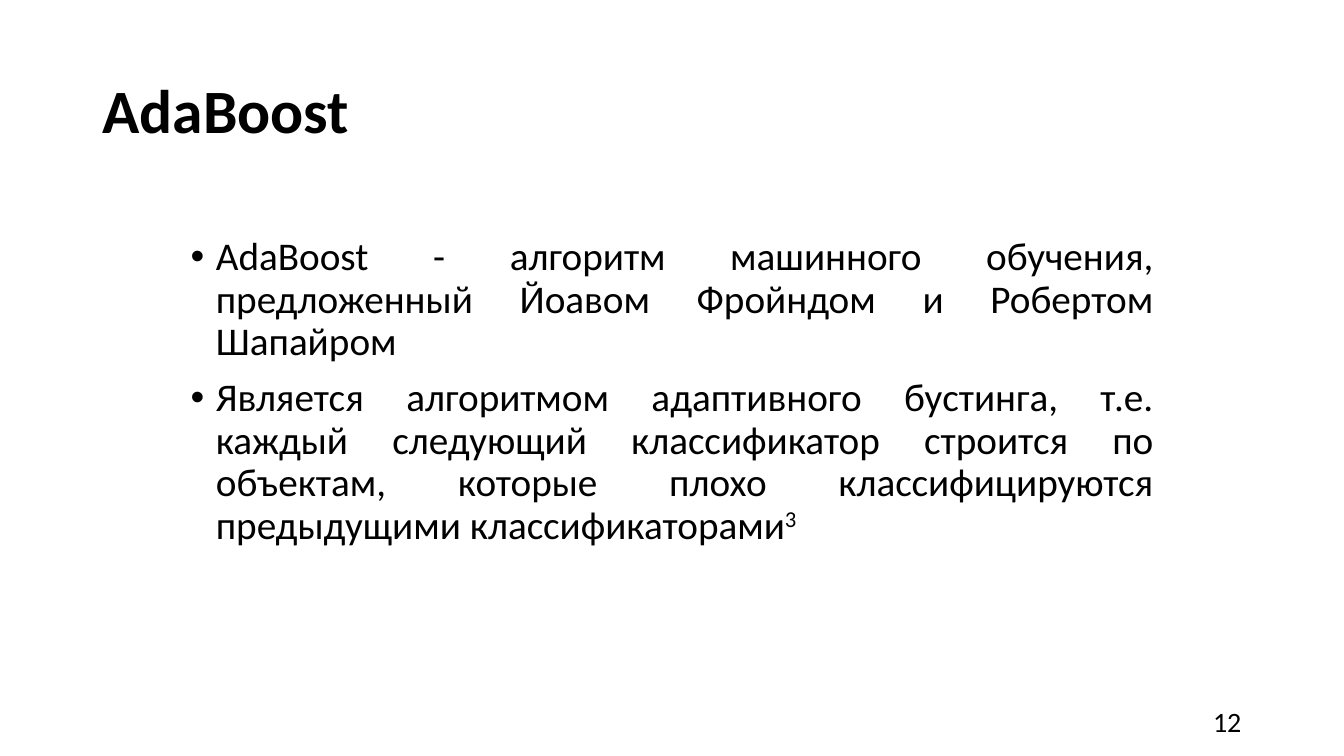
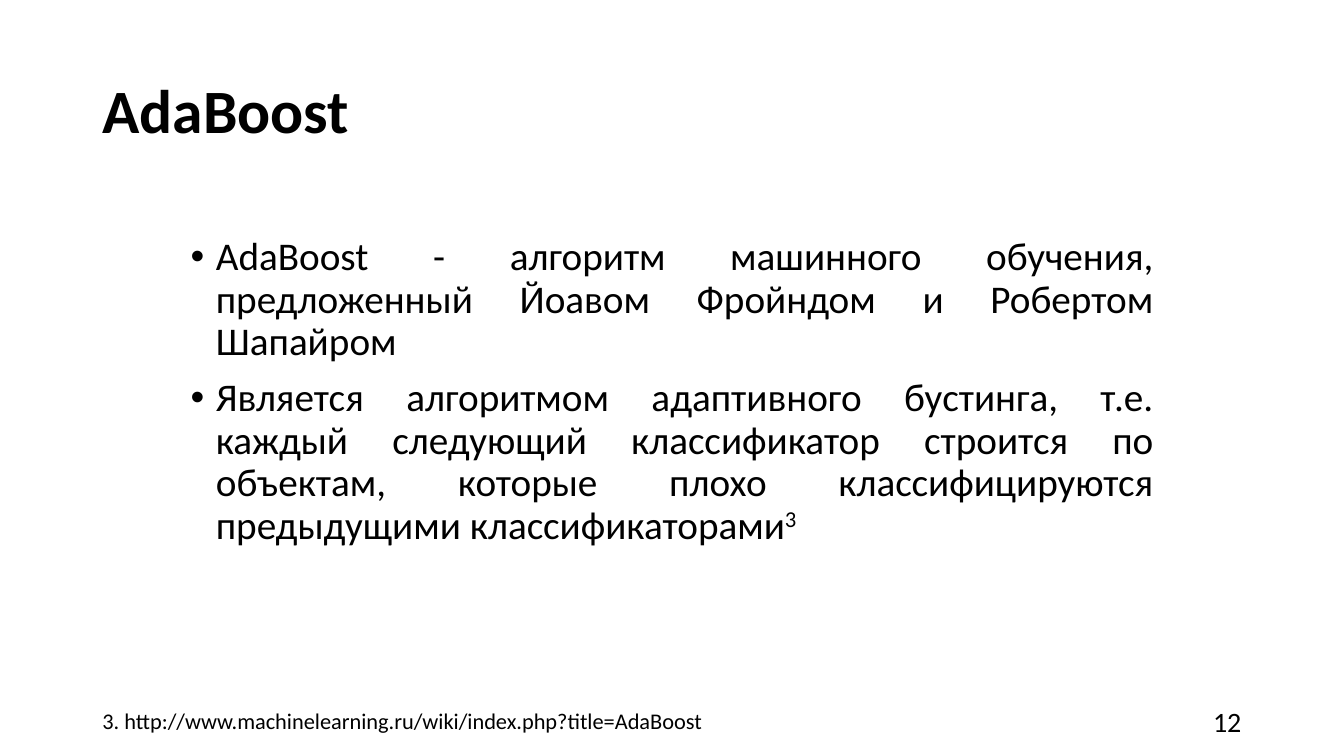
Before and after one commit to MYIIIKET/Diplom, a slide deck: slide 12 of Main/Презентация_BW.pptx. Drawn at 1344x756 pixels with LibreOffice and Linux fonts; fonts in the diff are those of the drawing. Boxes give left, top, right and bottom in pixels: in the first picture for what was removed or moved away, otherwise in the second. Text is boxed around its words. In the diff, an @@ line names an element or a change of style, - is before the commit and + after.

```diff
--- a/Main/Презентация_BW.pptx
+++ b/Main/Презентация_BW.pptx
@@ text added at (x1=102, y1=713, x2=701, y2=733), 16 pt, text #000000 @@
+3. http://www.machinelearning.ru/wiki/index.php?title=AdaBoost
```
Also in this commit, not shown: 3 other slides changed, 1 slide added, 1 slide removed, 4 other files.
